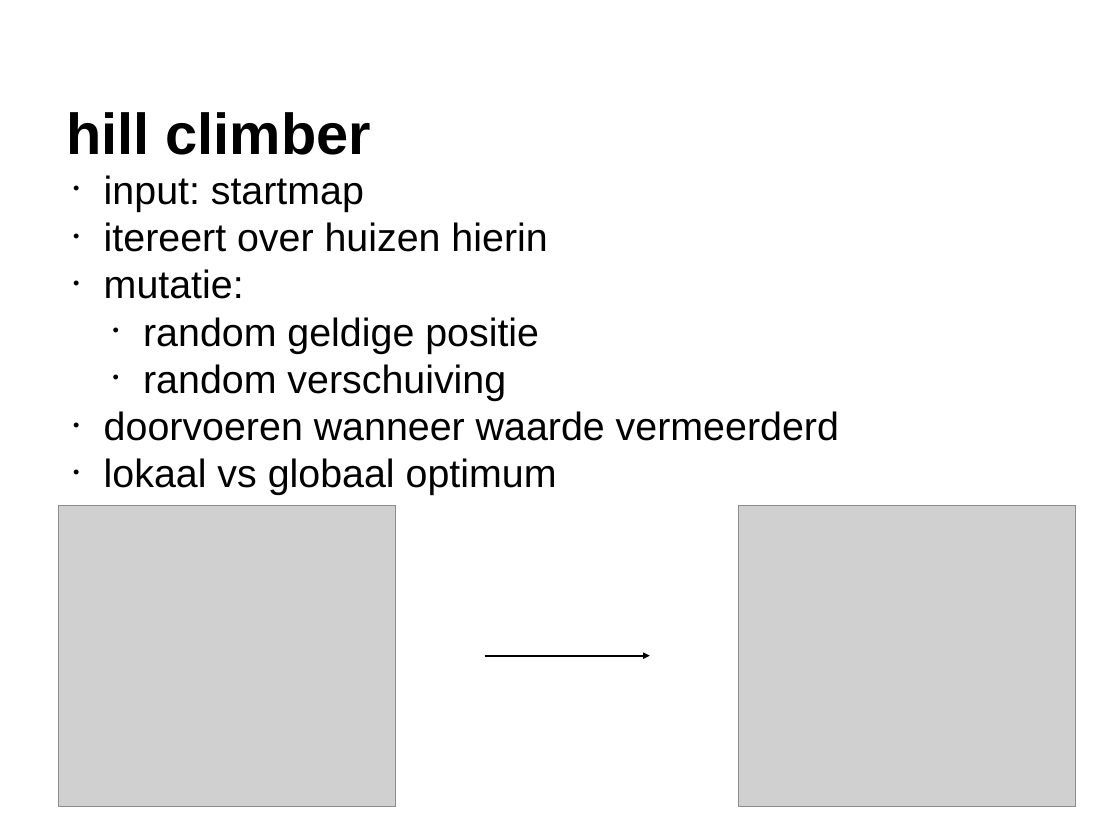
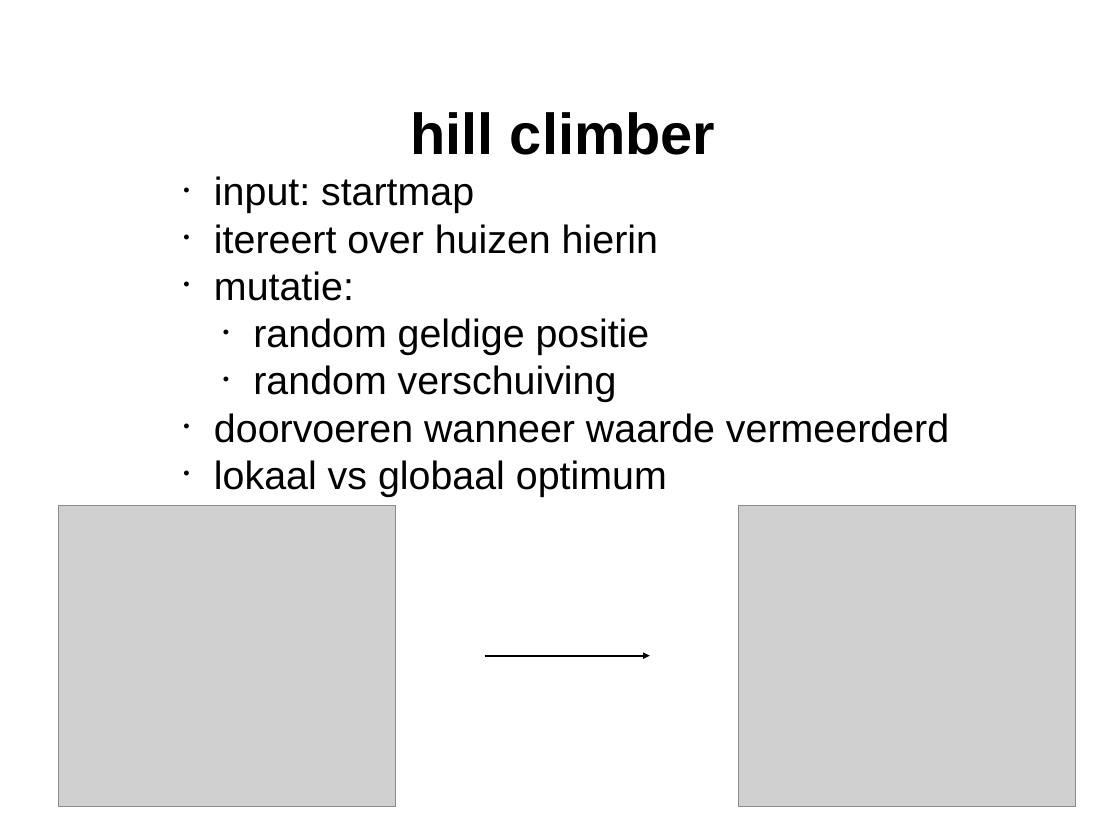
Before and after one commit to JuliaJansen/-HabboHotel, a slide deck: slide 9 of powerpoints/eindpresentatie heuristieken.pptx. Drawn at 1120x840 pixels with LibreOffice and Linux fonts; fonts in the diff are those of the drawing; grey boxes stand for pictures. Boxes give left, top, right and bottom in pixels: in the first picture for what was removed or moved away, otherwise in the second. Text is boxed around its words. In the diff, an @@ line names an element or a change of style, - is before the commit and + after.

```diff
--- a/powerpoints/eindpresentatie heuristieken.pptx
+++ b/powerpoints/eindpresentatie heuristieken.pptx
@@ title "hill climber": place and size @@
-title "hill climber" at (66, 112, 371, 155)
+title "hill climber" at (411, 112, 715, 155)
@@ text "input: startmap": place and size @@
-text "input: startmap" at (104, 175, 839, 495)
+text "input: startmap" at (214, 176, 949, 497)
```
Also in this commit, not shown: 10 other slides changed, 11 slides added.
